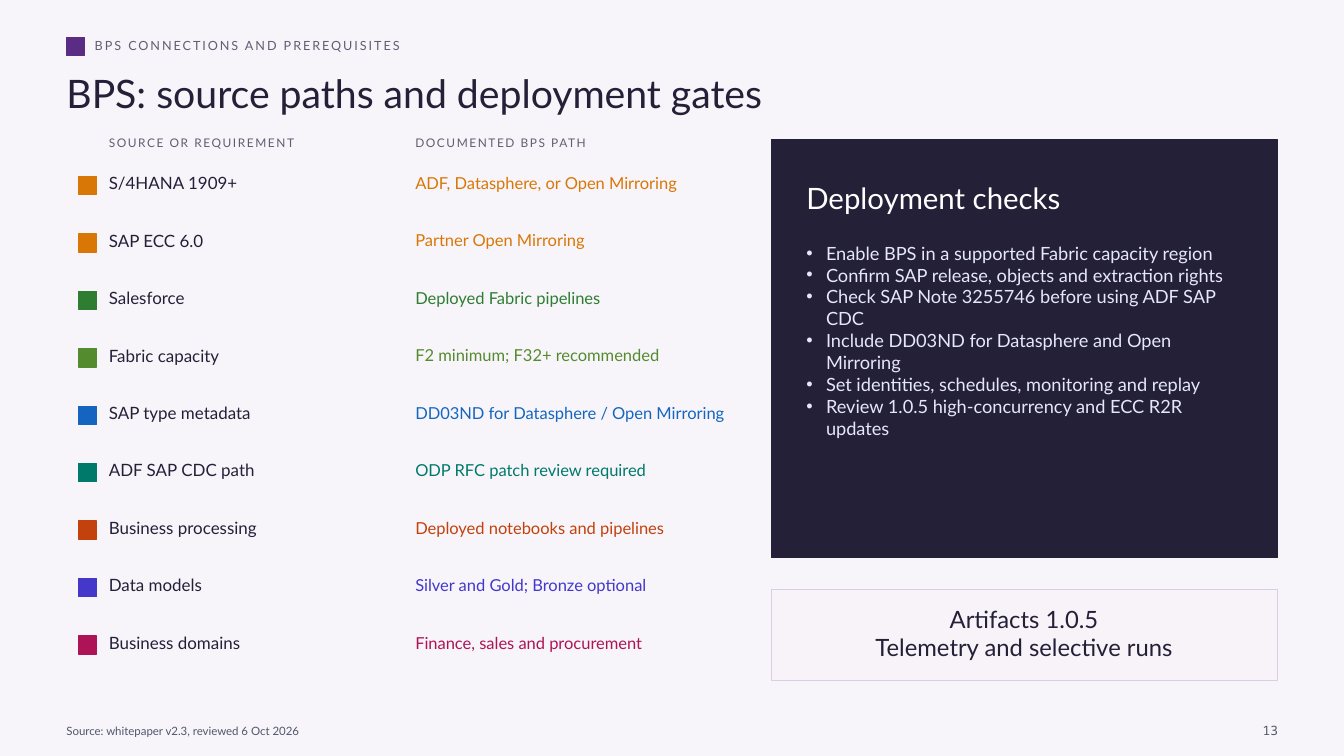
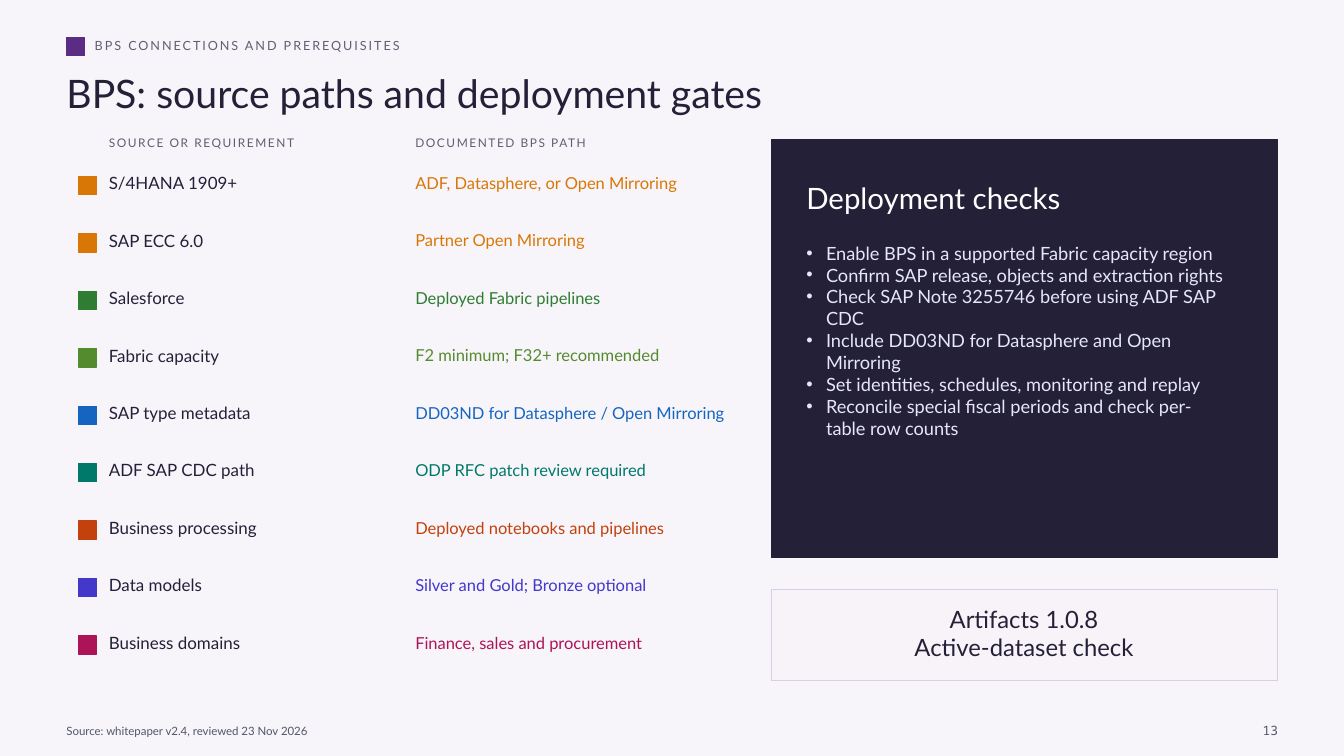
Before and after one commit to fredgis/fabric-foundry-kb, a slide deck: slide 13 of prez/SAP_to_Microsoft_Fabric_Connectivity_Presentation.pptx. Drawn at 1344x756 pixels with LibreOffice and Linux fonts; fonts in the diff are those of the drawing. Boxes give left, top, right and bottom in pixels: in the first picture for what was removed or moved away, otherwise in the second. Text is boxed around its words. In the diff, an @@ line names an element or a change of style, - is before the commit and + after.

```diff
--- a/prez/SAP_to_Microsoft_Fabric_Connectivity_Presentation.pptx
+++ b/prez/SAP_to_Microsoft_Fabric_Connectivity_Presentation.pptx
@@ text at [826,399,1192,435]: text changed @@
-• Review 1.0.5 high-concurrency and ECC R2R updates
+• Reconcile special fiscal periods and check per-table row counts
@@ text at [914,610,1134,656]: text changed @@
-Artifacts 1.0.5
-Telemetry and selective runs
+Artifacts 1.0.8
+Active-dataset check
@@ text at [66,726,308,737]: text changed @@
-Source: whitepaper v2.3, reviewed 6 Oct 2026
+Source: whitepaper v2.4, reviewed 23 Nov 2026
```
Also in this commit, not shown: 19 other slides changed, 3 other files.
